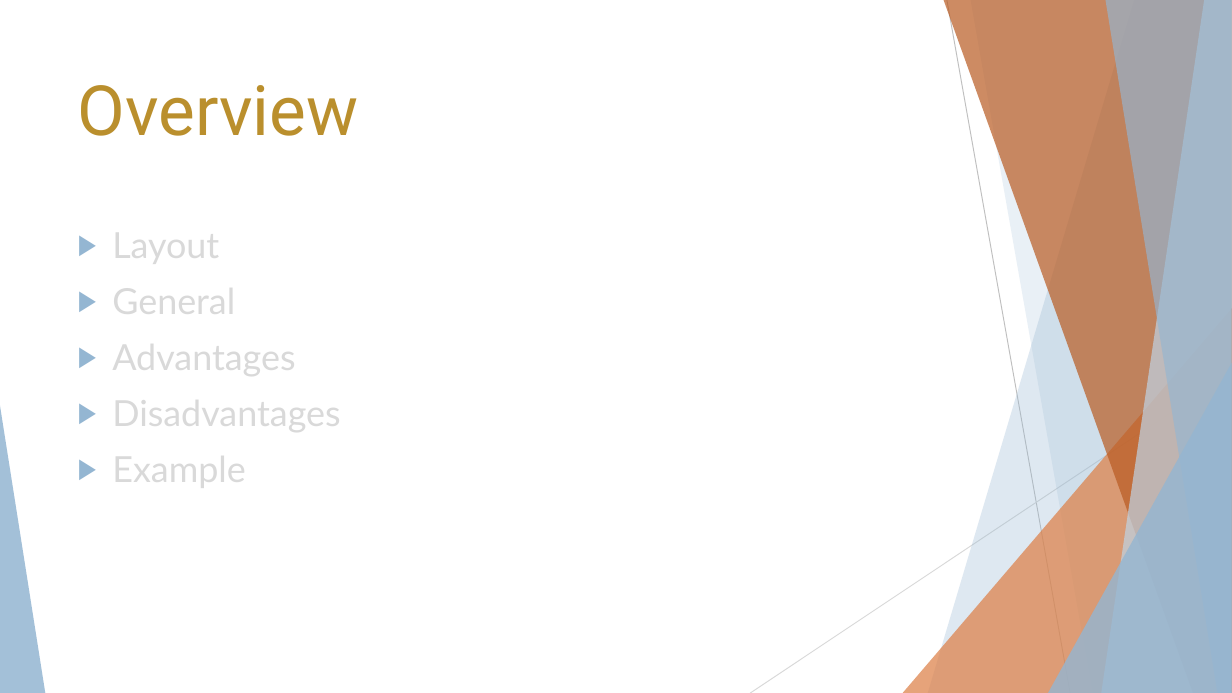
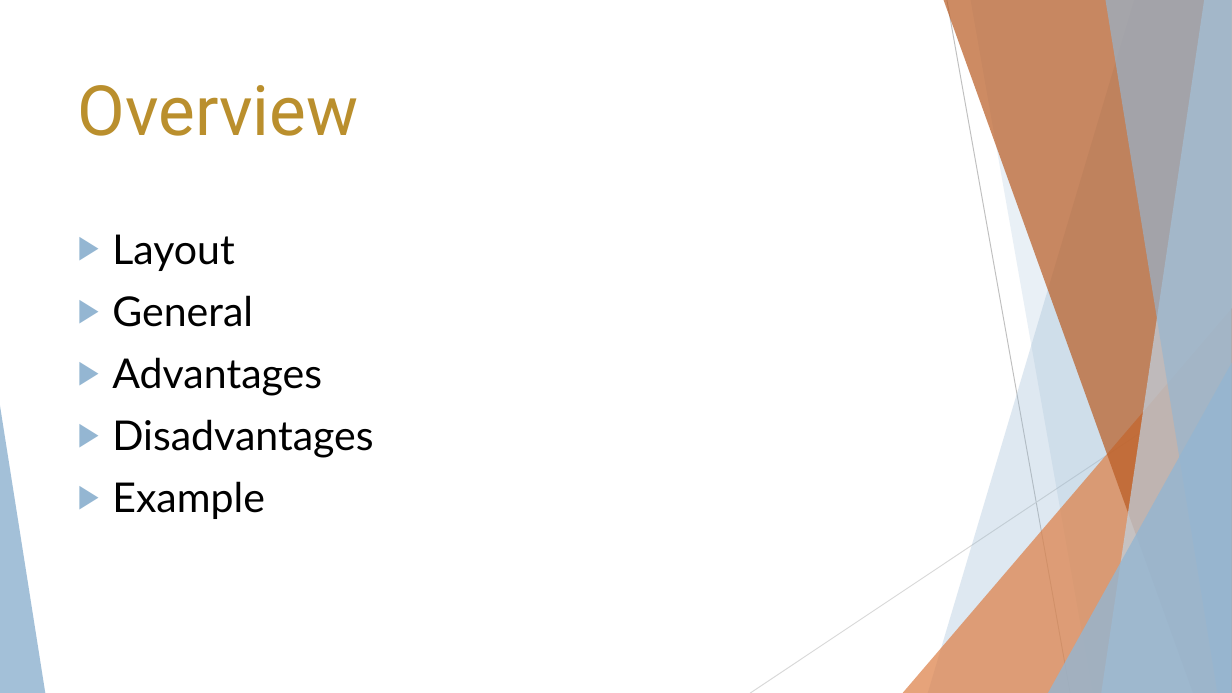
Before and after one commit to ArtelsmairAlexander/INSY_ER-Tools_Evaluation_Visio, a slide deck: slide 2 of Peyrer_Artelsmair_Visio.pptx. Drawn at 1232x693 pixels with LibreOffice and Linux fonts; fonts in the diff are those of the drawing. Boxes give left, top, right and bottom in pixels: in the first picture for what was removed or moved away, otherwise in the second. Text is boxed around its words. In the diff, an @@ line names an element or a change of style, - is before the commit and + after.

```diff
--- a/Peyrer_Artelsmair_Visio.pptx
+++ b/Peyrer_Artelsmair_Visio.pptx
@@ text "Layout" at [112, 234, 373, 519]: size 28 to 32 pt, text colour #D9D9D9 to #000000 @@
```
Also in this commit, not shown: 6 other slides changed.
